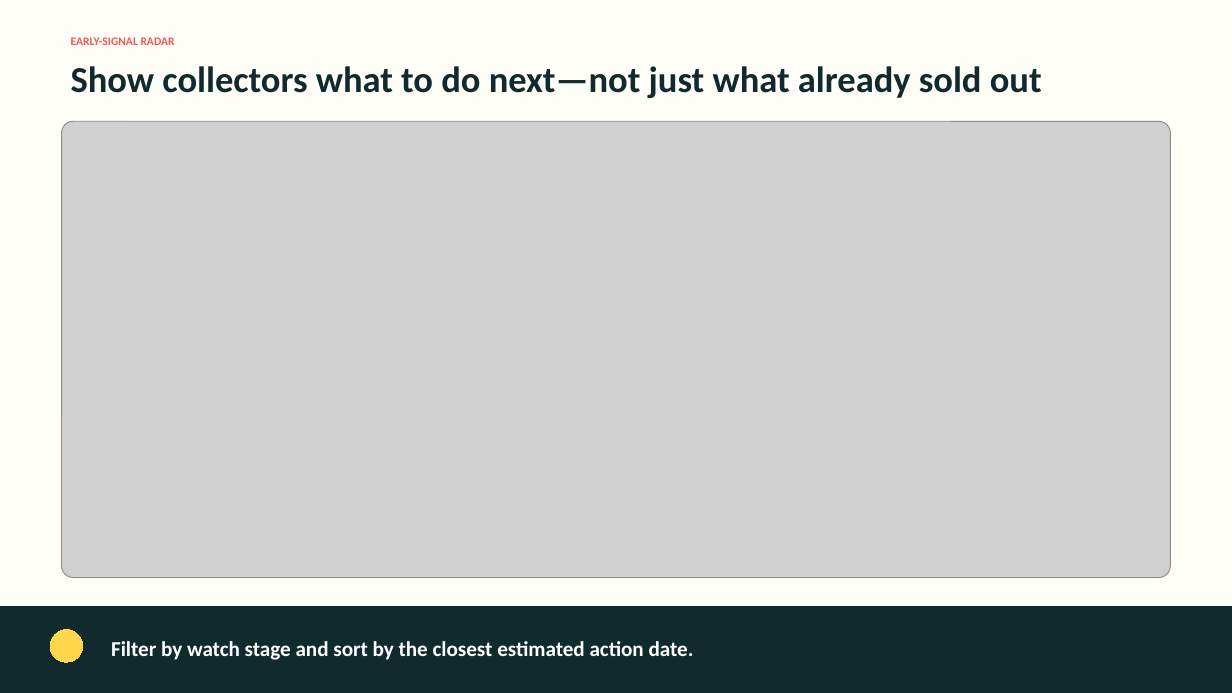
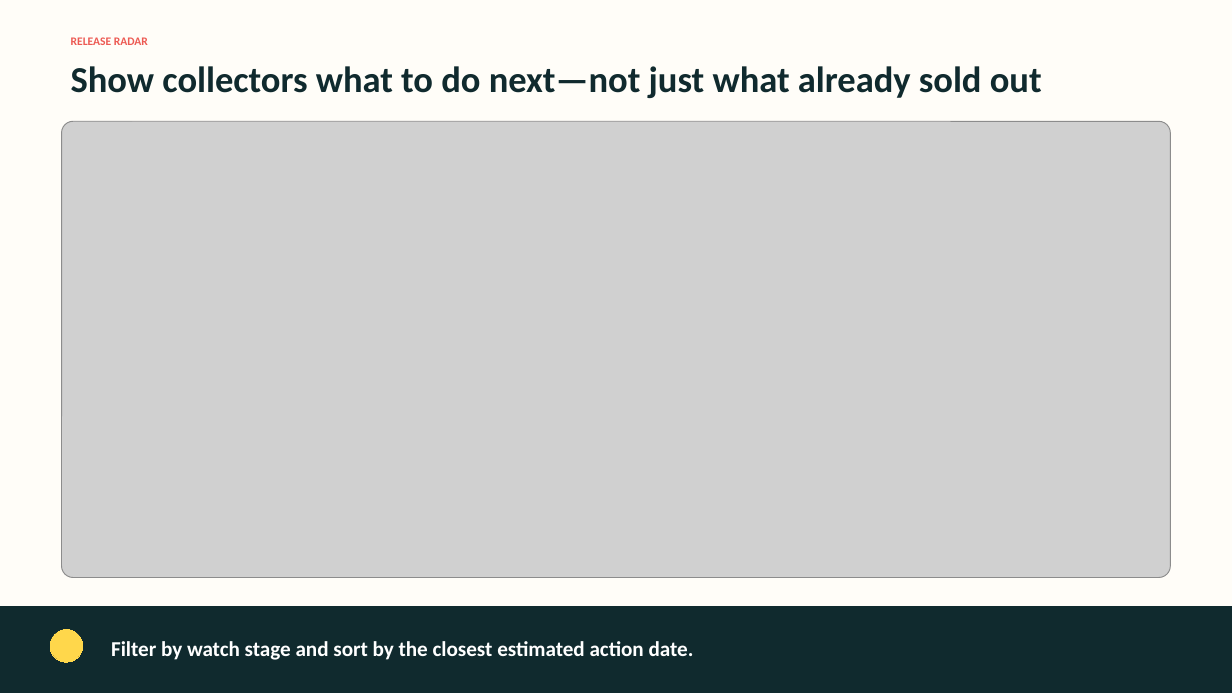
Before and after one commit to HanSun103/pokestock-canada, a slide deck: slide 4 of docs/demo/pokestock-demo.pptx. Drawn at 1232x693 pixels with LibreOffice and Linux fonts; fonts in the diff are those of the drawing; grey boxes stand for pictures. Boxes give left, top, right and bottom in pixels: in the first picture for what was removed or moved away, otherwise in the second. Text is boxed around its words. In the diff, an @@ line names an element or a change of style, - is before the commit and + after.

Commit message:
fix: align release radar and snapshot deployment

```diff
--- a/docs/demo/pokestock-demo.pptx
+++ b/docs/demo/pokestock-demo.pptx
@@ text at bbox=[71, 37, 148, 45]: text changed @@
-EARLY-SIGNAL RADAR
+RELEASE RADAR
```
Also in this commit, not shown: 1 other slide changed, 1 slide added, 1 slide removed, 10 other files.
